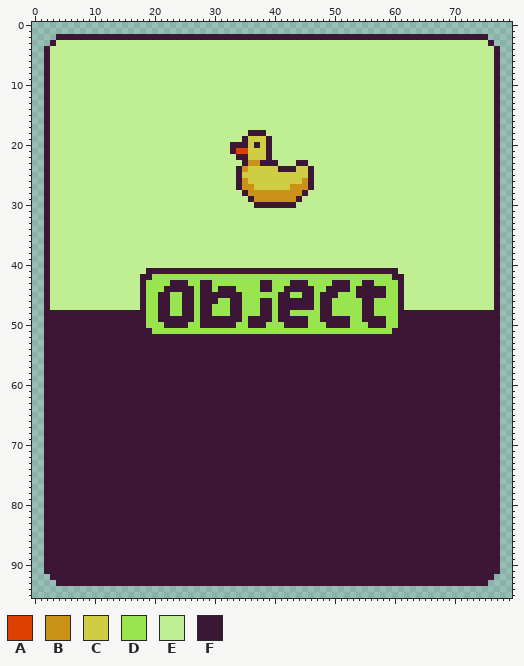
Two states of a pixel-art file, src/assets/cards/cards.aseprite. Above: the version before the commit.
80x96 pixels, 1 frame.
Palette (. is transparent): A #de4000  B #ca9217  C #cfcd44  D #99e550  E #c0ef93  F #3b1735
The result:
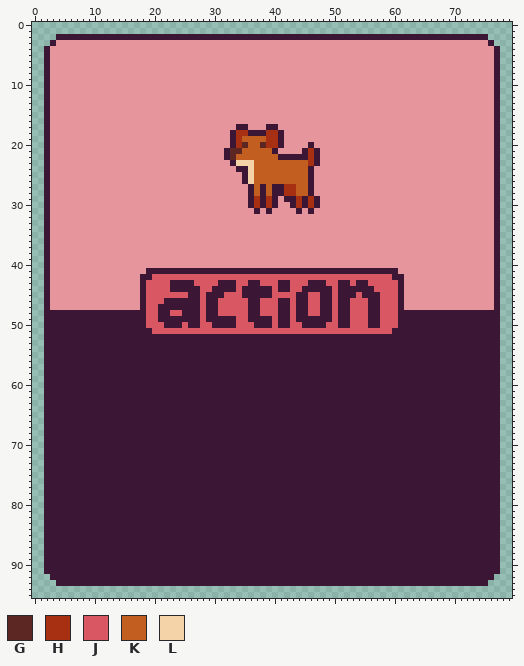
Colours new in this view: G #5c2622  H #a73013  J #d95763  K #c25e20  L #f5d3a9
The exact change:
layer "duck" now hidden
layer "red" now shown
layer "Layer 3" added
colour E: #c0ef93 -> #e7959d
Changed rows in their new state; - is a pixel that keeps its letter.
Layers "Layer 3", "red":
first column x 32:
17 --FF---FF-------
18 -FHH---HHF------
19 -FHKKKKHHF------
20 --HGKKGHHF----F-
21 FGGKKKKKF----FHF
22 FGKKKKKKKFFFFFHF
23 -FLLLKKKKKKKKKHF
24 ---FLKKKKKKKKK--
25 --EFLKKKKKKKKK--
26 --EFLKKKKKKKKK--
27 --EEFKFKFFHHKK--
28 ---EFKFKFFHHKKF-
29 -----HFHFEFFHFHF
30 ----FH-H-EE-HFHF
31 -----F-F----F-F-
first column x 19:
42 -JJJJJJJJJJJJJJJJJJJJJJJJJJJJJJJJJJJJJJJJ-
43 JJJJ---FJJJJFFFJJFFJJJFFJJJFFFJJ--JF-JJJJJ
44 JJJJ----FJJF---JFFF--JF-JJ--FF-J--F---JJJJ
45 JJJJJJJ-FJ---JJJFFFFFJJJJF-JJ--JFFFJ---JJJ
46 JJJ-FF--FJ--JJJJJFFJJJ--J--JJ--JFFJJJ-FJJJ
47 JJ--FF--FJ-FJJJJJFFJJJ--J--JJ--JFFJJJ-FJJJ
48 JJ--JJ--FJ-FJJJJJFFJJJ--JFFJJ--JFFJJJ-FJJJ
49 JJ------FJ-----JJ----J--J--FF--J--JJJ--JJJ
50 JJJ---JFFJJ----JJJ--FJF-JJ-FFFJJ--JJJ--JJJ
51 -JJJJJJJJJJJJJJJJJJJJJJJJJJJJJJJJJJJJJJJJ-
